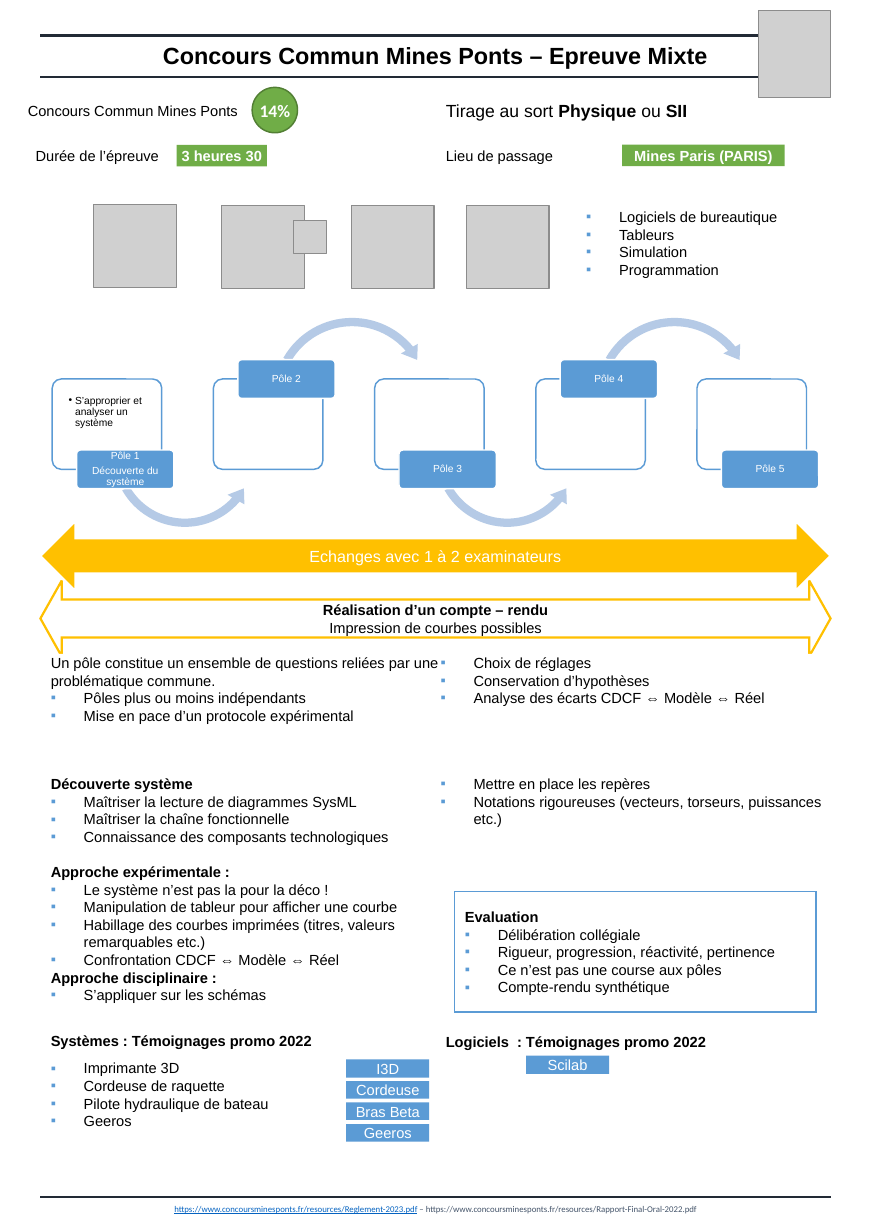
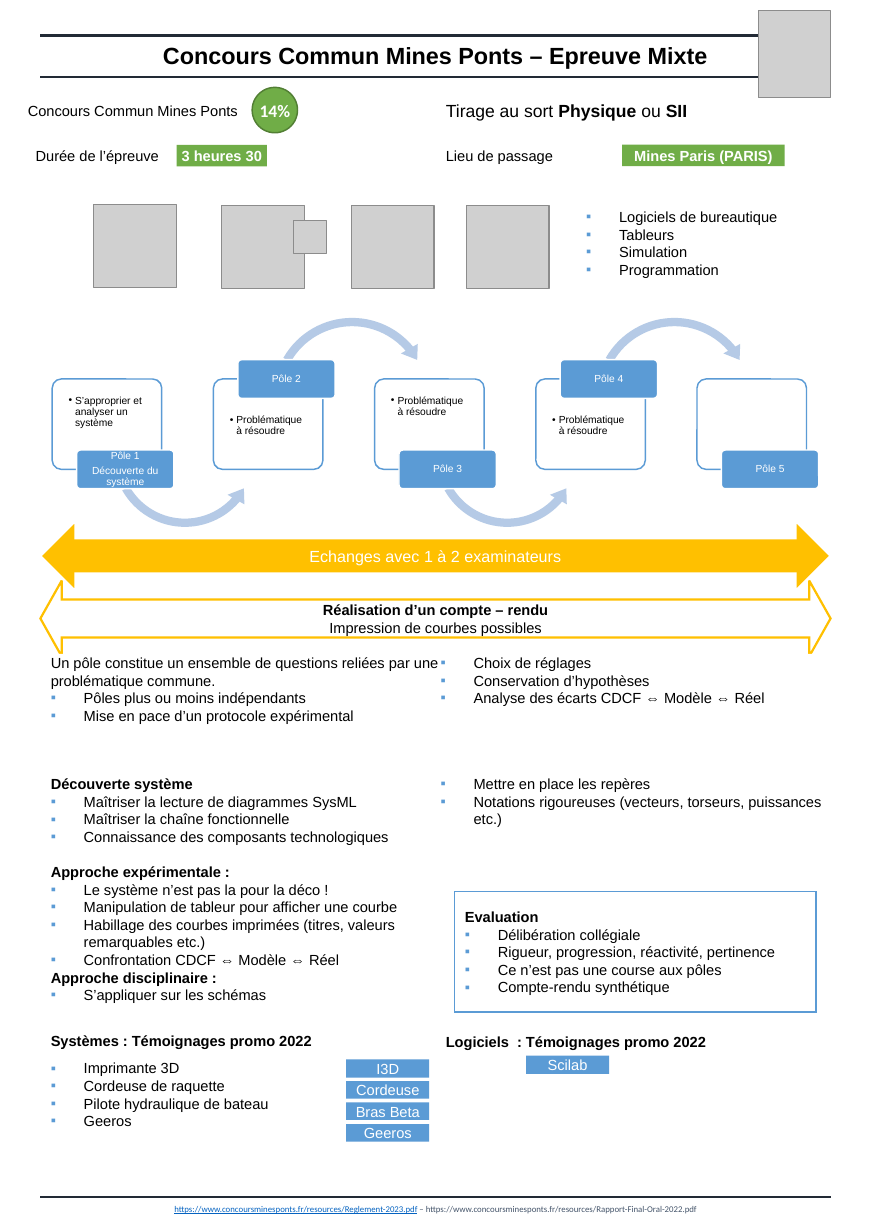
Before and after one commit to xpessoles/PSI_Preparation_Oral, a slide deck: slide 3 of PresentationsEpreuves/Presentations_Epreuves.pptx. Drawn at 871x1232 pixels with LibreOffice and Linux fonts; fonts in the diff are those of the drawing; grey boxes stand for pictures. Boxes give left, top, right and bottom in pixels: in the first picture for what was removed or moved away, otherwise in the second. Text is boxed around its words. In the diff, an @@ line names an element or a change of style, - is before the commit and + after.

```diff
--- a/PresentationsEpreuves/Presentations_Epreuves.pptx
+++ b/PresentationsEpreuves/Presentations_Epreuves.pptx
@@ text added at bbox=[236, 415, 302, 434], 7 pt, text #000000 @@
+  • Problématique à résoudre
@@ text added at bbox=[398, 396, 464, 415], 7 pt, text #000000 @@
+  • Problématique à résoudre
@@ text added at bbox=[559, 415, 625, 434], 7 pt, text #000000 @@
+  • Problématique à résoudre
```
Also in this commit, not shown: 1 other slide changed, 1 other file.
